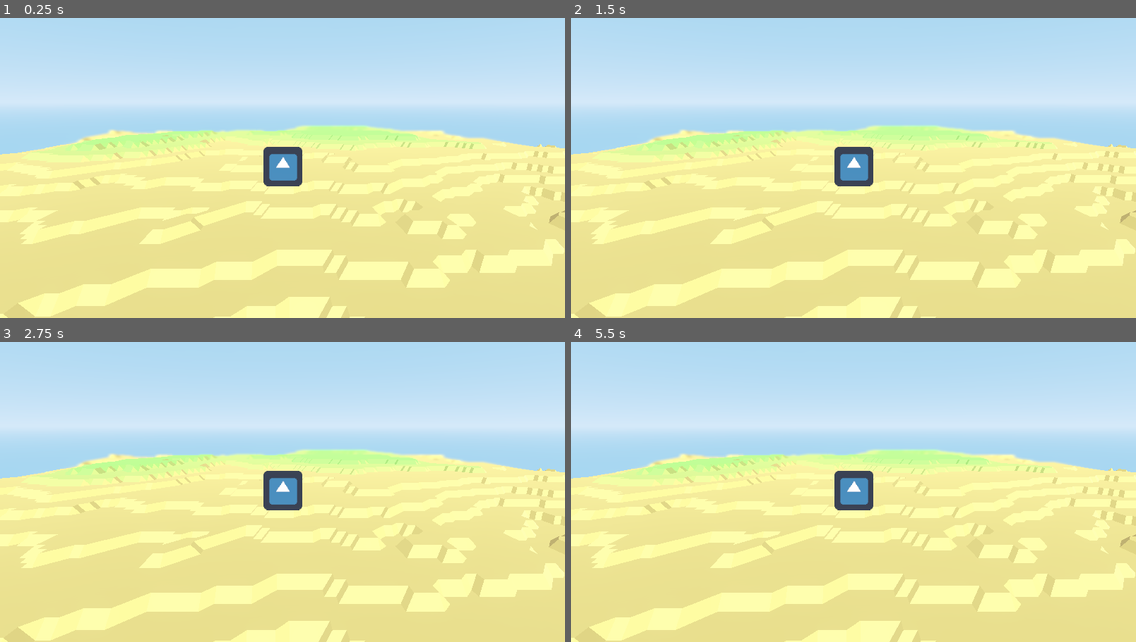
Above: before the commit, frames 1-4 (two rows, left to right).
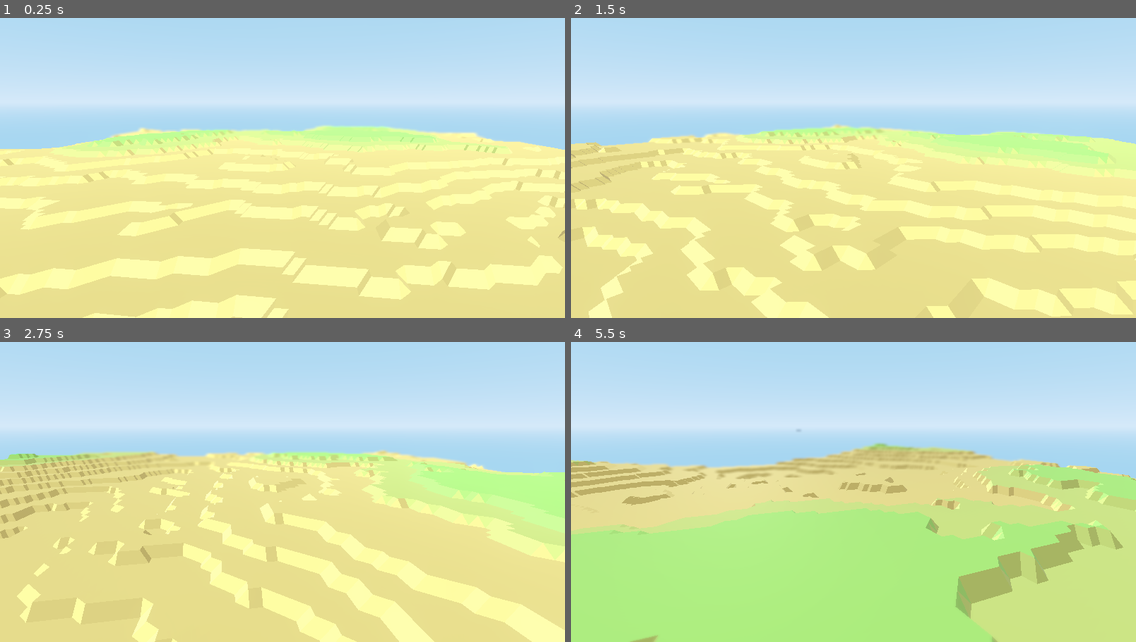
Above: after the commit, the same moments.

Repository: magnetenstad/High-Castle
Game: Godot game, scene res://Spatial.tscn
Two runs of this game, one before a commit and one after it. Both use one fixed random seed, a clock stepped at 60 frames per second and the inputs below. The engine's default icon, where the game draws it, is replaced by a stand-in: a white triangle on a blue panel in a dark square.
Inputs:
- Up to frame 1 (0.25 s): no input
- Up to frame 2 (1.5 s): no input
- Up to frame 3 (2.75 s): no input
- Up to frame 4 (5.5 s): no input

The runs differ from the first frame. In frame 1, 16% of the frame differs, in the area x 0-100%, y 35-100%; in frame 2, 23%; in frame 3, 30%; in frame 4, 56%, in the area x 0-100%, y 29-100%.

Commit message:
Added ConceptBase
grewhgfjkuyfkgihjlkyut

Diff:
--- a/Game/World.gd
+++ b/Game/World.gd
@@ -39,5 +39,5 @@
 
 	add_child(mesh_instance)
 
-#func _process(delta):
-	#$Rotate.rotate_y(delta * 0.5)
+func _process(delta):
+	$Rotate.rotate_y(delta * 0.5)
Not shown, added: ConceptBase.png
